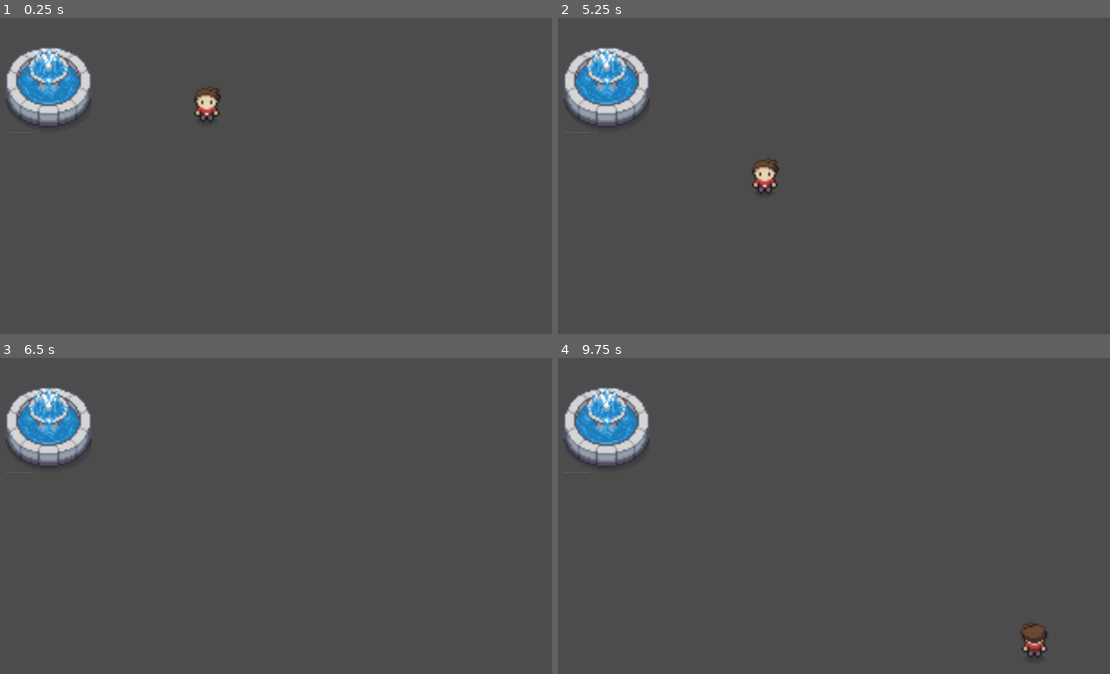
Above: before the commit, frames 1-4 (two rows, left to right).
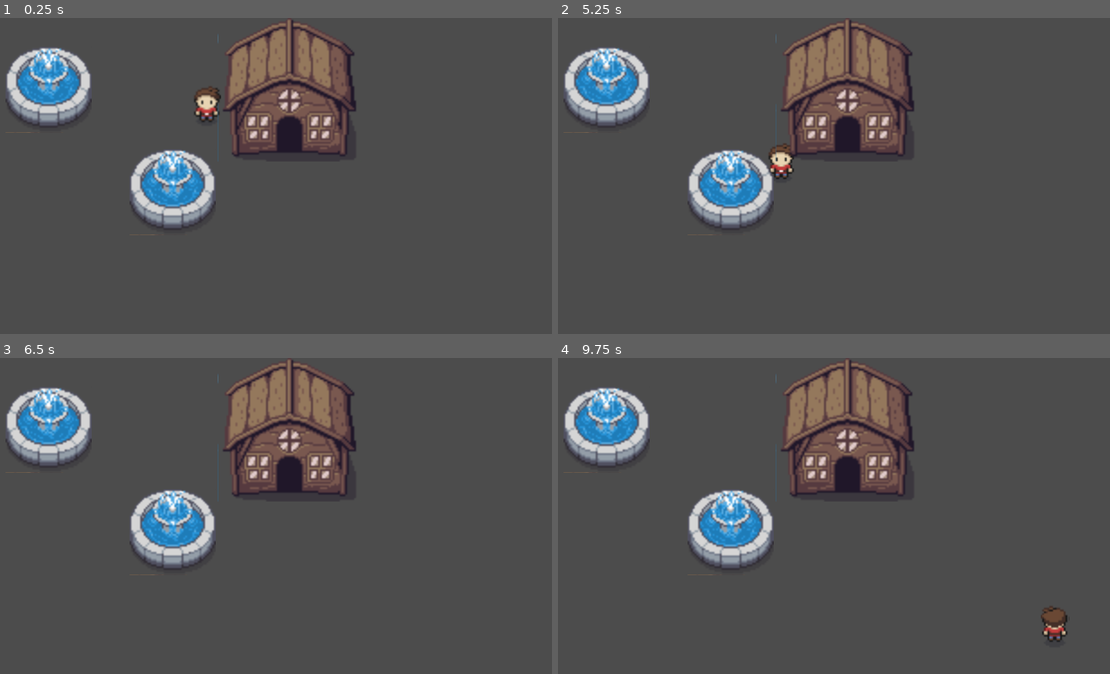
Above: after the commit, the same moments.

Repository: hamiller/zelda
Game: Godot game, scene res://Welt.tscn
Two runs of this game, one before a commit and one after it. Both use one fixed random seed, a clock stepped at 60 frames per second and the inputs below.
Inputs:
- Up to frame 1 (0.25 s): no input
- Up to frame 2 (5.25 s): hold Right (right_pressed) 0.53-1.28 s; hold Space (hack_and_slay) 0.53-1.28 s; hold Down (down_pressed) 1.28-2.03 s; tap Space (hack_and_slay) at 1.35, 2.85, 3.5, 4.35 s; hold Right (right_pressed) 2.03-2.78 s; hold Space (hack_and_slay) 2.03-2.78 s; tap Enter at 2.75 s; hold Up (up_pressed) 2.78-3.53 s; hold Space (hack_and_slay) 3.53-4.28 s; hold Left (left_pressed) 3.53-5.03 s; hold Down (down_pressed) from 5.03 s (still down); hold Space (hack_and_slay) from 5.03 s (still down)
- Up to frame 3 (6.5 s): release Down (down_pressed) at 5.78 s; release Space (hack_and_slay) at 5.78 s; hold Right (right_pressed) from 5.78 s (still down); tap Space (hack_and_slay) at 5.85 s
- Up to frame 4 (9.75 s): tap Enter at 6.5, 8.75 s; release Right (right_pressed) at 6.53 s; hold Up (up_pressed) 6.53-7.28 s; hold Space (hack_and_slay) 6.53-7.28 s; hold Right (right_pressed) 7.28-8.03 s; tap Space (hack_and_slay) at 7.35, 8, 8.85, 9.5 s; hold Down (down_pressed) 8.03-8.78 s; hold Space (hack_and_slay) 8.03-8.78 s; hold Left (left_pressed) 8.78-9.53 s; hold Up (up_pressed) from 9.53 s (still down); hold Space (hack_and_slay) from 9.53 s (still down)

The runs differ from the first frame. In frame 1, 10% of the frame differs, in the area x 23-65%, y 0-69%; in frame 2, 10%; in frame 3, 10%; in frame 4, 11%, in the area x 23-93%, y 0-95%.

Commit message:
Add TileSet

Diff:
--- a/Welt.tscn
+++ b/Welt.tscn
@@ -1,8 +1,10 @@
-[gd_scene load_steps=4 format=2]
+[gd_scene load_steps=6 format=2]
 
 [ext_resource path="res://environment/brunnen1.tres" type="Texture" id=1]
 [ext_resource path="res://entities/Player.tscn" type="PackedScene" id=2]
 [ext_resource path="res://Welt.gd" type="Script" id=3]
+[ext_resource path="res://scenes/well.tscn" type="PackedScene" id=4]
+[ext_resource path="res://tiles/well.tres" type="TileSet" id=5]
 
 [node name="Welt" type="Node2D"]
 script = ExtResource( 3 )
@@ -14,4 +16,15 @@
 [node name="Player" parent="." instance=ExtResource( 2 )]
 position = Vector2( 128, 48 )
 
+[node name="well" parent="." instance=ExtResource( 4 )]
+position = Vector2( 109, 97 )
+
+[node name="TileMap" type="TileMap" parent="."]
+position = Vector2( 70, 112 )
+tile_set = ExtResource( 5 )
+cell_size = Vector2( 16, 16 )
+show_collision = true
+format = 1
+tile_data = PoolIntArray( -458748, 3, 0, 131096, 0, 0, 196633, 0, 0, 262169, 0, 0, 327705, 0, 0, 393241, 0, 0, 458776, 0, 0 )
+
 [connection signal="habe_gehauen" from="Player" to="." method="_on_Player_habe_gehauen"]
--- /dev/null
+++ b/scenes/well.tscn
@@ -0,0 +1,17 @@
+[gd_scene load_steps=3 format=2]
+
+[ext_resource path="res://environment/brunnen1.tres" type="Texture" id=1]
+
+[sub_resource type="CircleShape2D" id=1]
+radius = 24.1868
+
+[node name="well" type="Node2D"]
+
+[node name="StaticBody2D" type="StaticBody2D" parent="."]
+
+[node name="Sprite" type="Sprite" parent="StaticBody2D"]
+texture = ExtResource( 1 )
+
+[node name="CollisionShape2D" type="CollisionShape2D" parent="StaticBody2D"]
+position = Vector2( 0, -1 )
+shape = SubResource( 1 )
--- /dev/null
+++ b/tiles/gras.tres
@@ -0,0 +1,24 @@
+[gd_resource type="TileSet" load_steps=3 format=2]
+
+[ext_resource path="res://gfx/Overworld.png" type="Texture" id=1]
+
+[sub_resource type="AtlasTexture" id=1]
+flags = 4
+atlas = ExtResource( 1 )
+region = Rect2( 0, 0, 16, 16 )
+
+[resource]
+0/name = "Sprite"
+0/texture = SubResource( 1 )
+0/tex_offset = Vector2( 0, 0 )
+0/modulate = Color( 1, 1, 1, 1 )
+0/region = Rect2( 0, 0, 16, 16 )
+0/tile_mode = 0
+0/occluder_offset = Vector2( 8, 8 )
+0/navigation_offset = Vector2( 8, 8 )
+0/shape_offset = Vector2( 0, 0 )
+0/shape_transform = Transform2D( 1, 0, 0, 1, 0, 0 )
+0/shape_one_way = false
+0/shape_one_way_margin = 0.0
+0/shapes = [  ]
+0/z_index = 0
--- /dev/null
+++ b/tiles/well.tres
@@ -0,0 +1,285 @@
+[gd_resource type="TileSet" load_steps=5 format=2]
+
+[ext_resource path="res://environment/brunnen1.tres" type="Texture" id=1]
+[ext_resource path="res://gfx/Overworld.png" type="Texture" id=2]
+
+[sub_resource type="ConvexPolygonShape2D" id=1]
+points = PoolVector2Array( 48, 48, 0, 48, 0, 0, 48, 0 )
+
+[sub_resource type="ConvexPolygonShape2D" id=2]
+points = PoolVector2Array( 0, 0, 32, 0, 32, 32, 0, 32 )
+
+[resource]
+0/name = "Sprite"
+0/texture = ExtResource( 1 )
+0/tex_offset = Vector2( 0, 0 )
+0/modulate = Color( 1, 1, 1, 1 )
+0/region = Rect2( 0, 0, 48, 48 )
+0/tile_mode = 0
+0/occluder_offset = Vector2( 24, 24 )
+0/navigation_offset = Vector2( 24, 24 )
+0/shape_offset = Vector2( 0, 0 )
+0/shape_transform = Transform2D( 1, 0, 0, 1, 0, 0 )
+0/shape = SubResource( 1 )
+0/shape_one_way = false
+0/shape_one_way_margin = 1.0
+0/shapes = [ {
+"autotile_coord": Vector2( 0, 0 ),
+"one_way": false,
+"one_way_margin": 1.0,
+"shape": SubResource( 1 ),
+"shape_transform": Transform2D( 1, 0, 0, 1, 0, 0 )
+} ]
+0/z_index = 0
+2/name = "Overworld.png 2"
+2/texture = ExtResource( 2 )
+2/tex_offset = Vector2( 0, 0 )
+2/modulate = Color( 1, 1, 1, 1 )
+2/region = Rect2( 96, 0, 80, 80 )
+2/tile_mode = 2
+2/autotile/icon_coordinate = Vector2( 0, 0 )
+2/autotile/tile_size = Vector2( 32, 32 )
+2/autotile/spacing = 0
+2/autotile/occluder_map = [  ]
+2/autotile/navpoly_map = [  ]
+2/autotile/priority_map = [  ]
+2/autotile/z_index_map = [  ]
+2/occluder_offset = Vector2( 0, 0 )
+2/navigation_offset = Vector2( 0, 0 )
+2/shape_offset = Vector2( 0, 0 )
+2/shape_transform = Transform2D( 1, 0, 0, 1, 0, 0 )
+2/shape = SubResource( 2 )
+2/shape_one_way = false
+2/shape_one_way_margin = 1.0
+2/shapes = [ {
+"autotile_coord": Vector2( 1, 0 ),
+"one_way": false,
+"one_way_margin": 1.0,
+"shape": SubResource( 2 ),
+"shape_transform": Transform2D( 1, 0, 0, 1, 0, 0 )
+} ]
+2/z_index = 0
+3/name = "Overworld.png 3"
+3/texture = ExtResource( 2 )
+3/tex_offset = Vector2( 0, 0 )
+3/modulate = Color( 1, 1, 1, 1 )
+3/region = Rect2( 96, 0, 80, 80 )
+3/tile_mode = 0
+3/occluder_offset = Vector2( 0, 0 )
+3/navigation_offset = Vector2( 0, 0 )
+3/shape_offset = Vector2( 0, 0 )
+3/shape_transform = Transform2D( 1, 0, 0, 1, 0, 0 )
+3/shape_one_way = false
+3/shape_one_way_margin = 0.0
+3/shapes = [  ]
+3/z_index = 0
+4/name = "Overworld.png 4"
+4/texture = ExtResource( 2 )
+4/tex_offset = Vector2( 0, 0 )
+4/modulate = Color( 1, 1, 1, 1 )
+4/region = Rect2( 16, 0, 16, 16 )
+4/tile_mode = 2
+4/autotile/icon_coordinate = Vector2( 0, 0 )
+4/autotile/tile_size = Vector2( 16, 16 )
+4/autotile/spacing = 0
+4/autotile/occluder_map = [  ]
+4/autotile/navpoly_map = [  ]
+4/autotile/priority_map = [  ]
+4/autotile/z_index_map = [  ]
+4/occluder_offset = Vector2( 0, 0 )
+4/navigation_offset = Vector2( 0, 0 )
+4/shape_offset = Vector2( 0, 0 )
+4/shape_transform = Transform2D( 1, 0, 0, 1, 0, 0 )
+4/shape_one_way = false
+4/shape_one_way_margin = 0.0
+4/shapes = [  ]
+4/z_index = 0
+5/name = "Overworld.png 5"
+5/texture = ExtResource( 2 )
+5/tex_offset = Vector2( 0, 0 )
+5/modulate = Color( 1, 1, 1, 1 )
+5/region = Rect2( 0, 48, 16, 16 )
+5/tile_mode = 2
+5/autotile/icon_coordinate = Vector2( 0, 0 )
+5/autotile/tile_size = Vector2( 16, 16 )
+5/autotile/spacing = 0
+5/autotile/occluder_map = [  ]
+5/autotile/navpoly_map = [  ]
+5/autotile/priority_map = [  ]
+5/autotile/z_index_map = [  ]
+5/occluder_offset = Vector2( 0, 0 )
+5/navigation_offset = Vector2( 0, 0 )
+5/shape_offset = Vector2( 0, 0 )
+5/shape_transform = Transform2D( 1, 0, 0, 1, 0, 0 )
+5/shape_one_way = false
+5/shape_one_way_margin = 0.0
+5/shapes = [  ]
+5/z_index = 0
+6/name = "Overworld.png 6"
+6/texture = ExtResource( 2 )
+6/tex_offset = Vector2( 0, 0 )
+6/modulate = Color( 1, 1, 1, 1 )
+6/region = Rect2( 16, 48, 16, 16 )
+6/tile_mode = 2
+6/autotile/icon_coordinate = Vector2( 0, 0 )
+6/autotile/tile_size = Vector2( 16, 16 )
+6/autotile/spacing = 0
+6/autotile/occluder_map = [  ]
+6/autotile/navpoly_map = [  ]
+6/autotile/priority_map = [  ]
+6/autotile/z_index_map = [  ]
+6/occluder_offset = Vector2( 0, 0 )
+6/navigation_offset = Vector2( 0, 0 )
+6/shape_offset = Vector2( 0, 0 )
+6/shape_transform = Transform2D( 1, 0, 0, 1, 0, 0 )
+6/shape_one_way = false
+6/shape_one_way_margin = 0.0
+6/shapes = [  ]
+6/z_index = 0
+7/name = "Overworld.png 7"
+7/texture = ExtResource( 2 )
+7/tex_offset = Vector2( 0, 0 )
+7/modulate = Color( 1, 1, 1, 1 )
+7/region = Rect2( 32, 48, 16, 16 )
+7/tile_mode = 2
+7/autotile/icon_coordinate = Vector2( 0, 0 )
+7/autotile/tile_size = Vector2( 16, 16 )
+7/autotile/spacing = 0
+7/autotile/occluder_map = [  ]
+7/autotile/navpoly_map = [  ]
+7/autotile/priority_map = [  ]
+7/autotile/z_index_map = [  ]
+7/occluder_offset = Vector2( 0, 0 )
+7/navigation_offset = Vector2( 0, 0 )
+7/shape_offset = Vector2( 0, 0 )
+7/shape_transform = Transform2D( 1, 0, 0, 1, 0, 0 )
+7/shape_one_way = false
+7/shape_one_way_margin = 0.0
+7/shapes = [  ]
+7/z_index = 0
+8/name = "Overworld.png 8"
+8/texture = ExtResource( 2 )
+8/tex_offset = Vector2( 0, 0 )
+8/modulate = Color( 1, 1, 1, 1 )
+8/region = Rect2( 0, 64, 16, 16 )
+8/tile_mode = 2
+8/autotile/icon_coordinate = Vector2( 0, 0 )
+8/autotile/tile_size = Vector2( 16, 16 )
+8/autotile/spacing = 0
+8/autotile/occluder_map = [  ]
+8/autotile/navpoly_map = [  ]
+8/autotile/priority_map = [  ]
+8/autotile/z_index_map = [  ]
+8/occluder_offset = Vector2( 0, 0 )
+8/navigation_offset = Vector2( 0, 0 )
+8/shape_offset = Vector2( 0, 0 )
+8/shape_transform = Transform2D( 1, 0, 0, 1, 0, 0 )
+8/shape_one_way = false
+8/shape_one_way_margin = 0.0
+8/shapes = [  ]
+8/z_index = 0
+9/name = "Overworld.png 9"
+9/texture = ExtResource( 2 )
+9/tex_offset = Vector2( 0, 0 )
+9/modulate = Color( 1, 1, 1, 1 )
+9/region = Rect2( 16, 64, 16, 16 )
+9/tile_mode = 2
+9/autotile/icon_coordinate = Vector2( 0, 0 )
+9/autotile/tile_size = Vector2( 16, 16 )
+9/autotile/spacing = 0
+9/autotile/occluder_map = [  ]
+9/autotile/navpoly_map = [  ]
+9/autotile/priority_map = [  ]
+9/autotile/z_index_map = [  ]
+9/occluder_offset = Vector2( 0, 0 )
+9/navigation_offset = Vector2( 0, 0 )
+9/shape_offset = Vector2( 0, 0 )
+9/shape_transform = Transform2D( 1, 0, 0, 1, 0, 0 )
+9/shape_one_way = false
+9/shape_one_way_margin = 0.0
+9/shapes = [  ]
+9/z_index = 0
+10/name = "Overworld.png 10"
+10/texture = ExtResource( 2 )
+10/tex_offset = Vector2( 0, 0 )
+10/modulate = Color( 1, 1, 1, 1 )
+10/region = Rect2( 32, 64, 16, 16 )
+10/tile_mode = 2
+10/autotile/icon_coordinate = Vector2( 0, 0 )
+10/autotile/tile_size = Vector2( 16, 16 )
+10/autotile/spacing = 0
+10/autotile/occluder_map = [  ]
+10/autotile/navpoly_map = [  ]
+10/autotile/priority_map = [  ]
+10/autotile/z_index_map = [  ]
+10/occluder_offset = Vector2( 0, 0 )
+10/navigation_offset = Vector2( 0, 0 )
+10/shape_offset = Vector2( 0, 0 )
+10/shape_transform = Transform2D( 1, 0, 0, 1, 0, 0 )
+10/shape_one_way = false
+10/shape_one_way_margin = 0.0
+10/shapes = [  ]
+10/z_index = 0
+11/name = "Overworld.png 11"
+11/texture = ExtResource( 2 )
+11/tex_offset = Vector2( 0, 0 )
+11/modulate = Color( 1, 1, 1, 1 )
+11/region = Rect2( 0, 80, 16, 16 )
+11/tile_mode = 2
+11/autotile/icon_coordinate = Vector2( 0, 0 )
+11/autotile/tile_size = Vector2( 16, 16 )
+11/autotile/spacing = 0
+11/autotile/occluder_map = [  ]
+11/autotile/navpoly_map = [  ]
+11/autotile/priority_map = [  ]
+11/autotile/z_index_map = [  ]
+11/occluder_offset = Vector2( 0, 0 )
+11/navigation_offset = Vector2( 0, 0 )
+11/shape_offset = Vector2( 0, 0 )
+11/shape_transform = Transform2D( 1, 0, 0, 1, 0, 0 )
+11/shape_one_way = false
+11/shape_one_way_margin = 0.0
+11/shapes = [  ]
+11/z_index = 0
+12/name = "Overworld.png 12"
+12/texture = ExtResource( 2 )
+12/tex_offset = Vector2( 0, 0 )
+12/modulate = Color( 1, 1, 1, 1 )
+12/region = Rect2( 16, 80, 16, 16 )
+12/tile_mode = 2
+12/autotile/icon_coordinate = Vector2( 0, 0 )
+12/autotile/tile_size = Vector2( 16, 16 )
+12/autotile/spacing = 0
+12/autotile/occluder_map = [  ]
+12/autotile/navpoly_map = [  ]
+12/autotile/priority_map = [  ]
+12/autotile/z_index_map = [  ]
+12/occluder_offset = Vector2( 0, 0 )
+12/navigation_offset = Vector2( 0, 0 )
+12/shape_offset = Vector2( 0, 0 )
+12/shape_transform = Transform2D( 1, 0, 0, 1, 0, 0 )
+12/shape_one_way = false
+12/shape_one_way_margin = 0.0
+12/shapes = [  ]
+12/z_index = 0
+13/name = "Overworld.png 13"
+13/texture = ExtResource( 2 )
+13/tex_offset = Vector2( 0, 0 )
+13/modulate = Color( 1, 1, 1, 1 )
+13/region = Rect2( 32, 80, 16, 16 )
+13/tile_mode = 2
+13/autotile/icon_coordinate = Vector2( 0, 0 )
+13/autotile/tile_size = Vector2( 16, 16 )
+13/autotile/spacing = 0
+13/autotile/occluder_map = [  ]
+13/autotile/navpoly_map = [  ]
+13/autotile/priority_map = [  ]
+13/autotile/z_index_map = [  ]
+13/occluder_offset = Vector2( 0, 0 )
+13/navigation_offset = Vector2( 0, 0 )
+13/shape_offset = Vector2( 0, 0 )
+13/shape_transform = Transform2D( 1, 0, 0, 1, 0, 0 )
+13/shape_one_way = false
+13/shape_one_way_margin = 0.0
+13/shapes = [  ]
+13/z_index = 0
